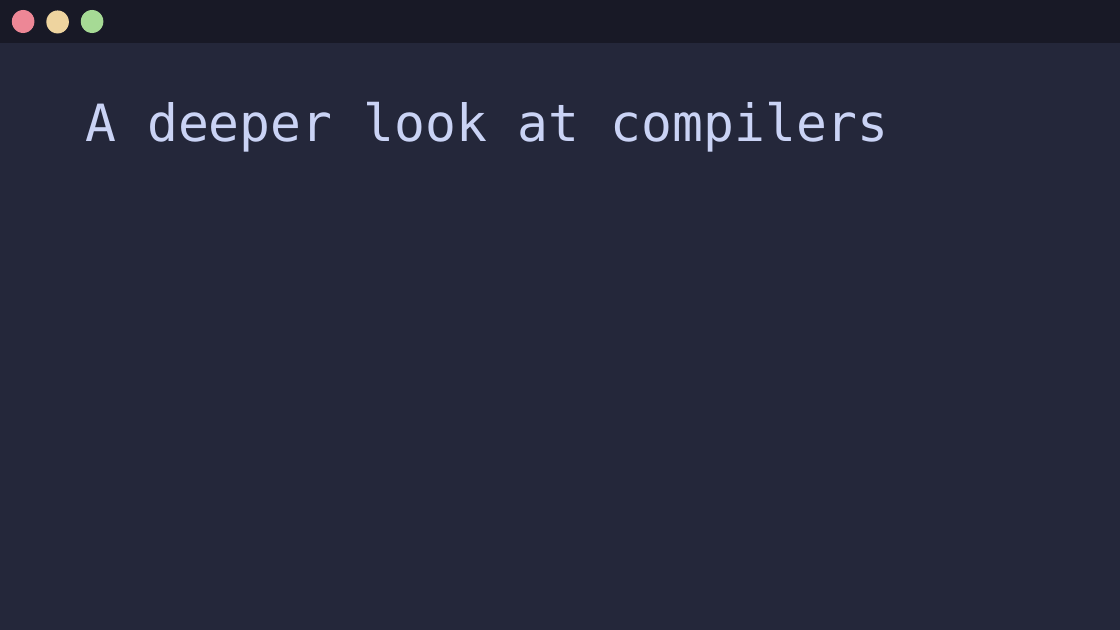
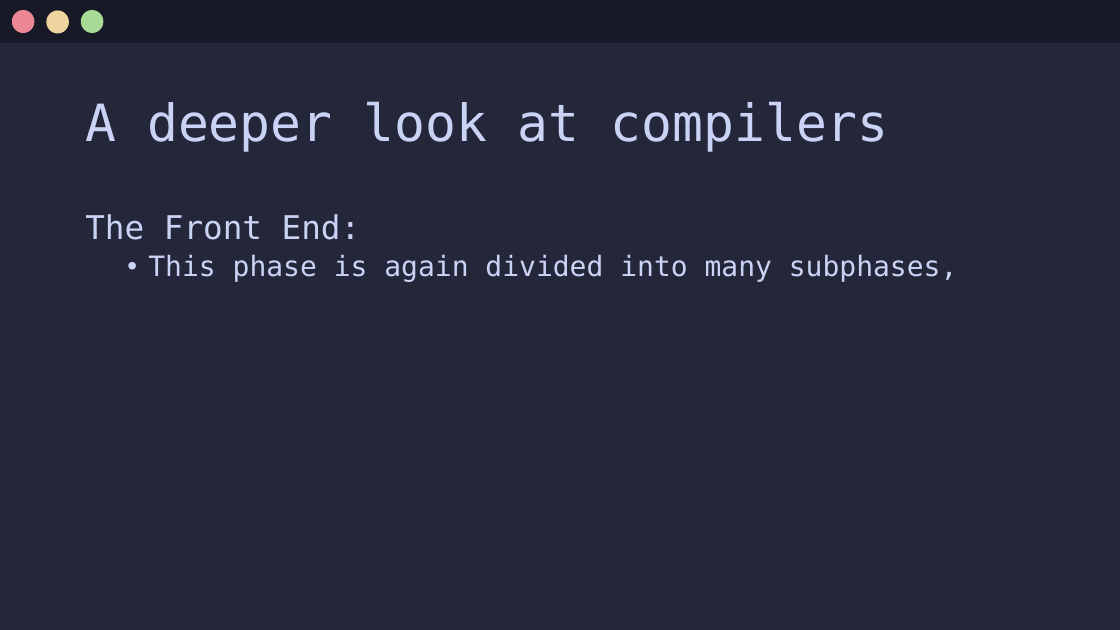
Before and after one commit to Jx-ls/custom-compiler, a slide deck: slide 13 of Compilers.pptx. Drawn at 1120x630 pixels with LibreOffice and Linux fonts; fonts in the diff are those of the drawing. Boxes give left, top, right and bottom in pixels: in the first picture for what was removed or moved away, otherwise in the second. Text is boxed around its words. In the diff, an @@ line names an element or a change of style, - is before the commit and + after.

```diff
--- a/Compilers.pptx
+++ b/Compilers.pptx
@@ text added at [85, 214, 958, 282], 24 pt, text #CAD3F5 @@
+The Front End:
+  • This phase is again divided into many subphases,
```
